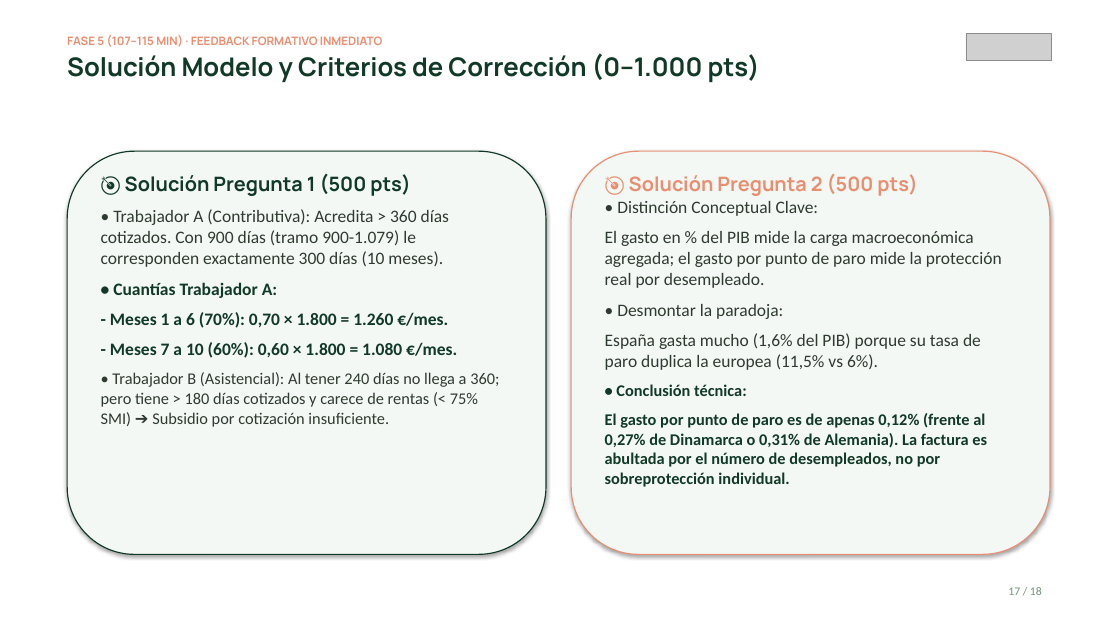
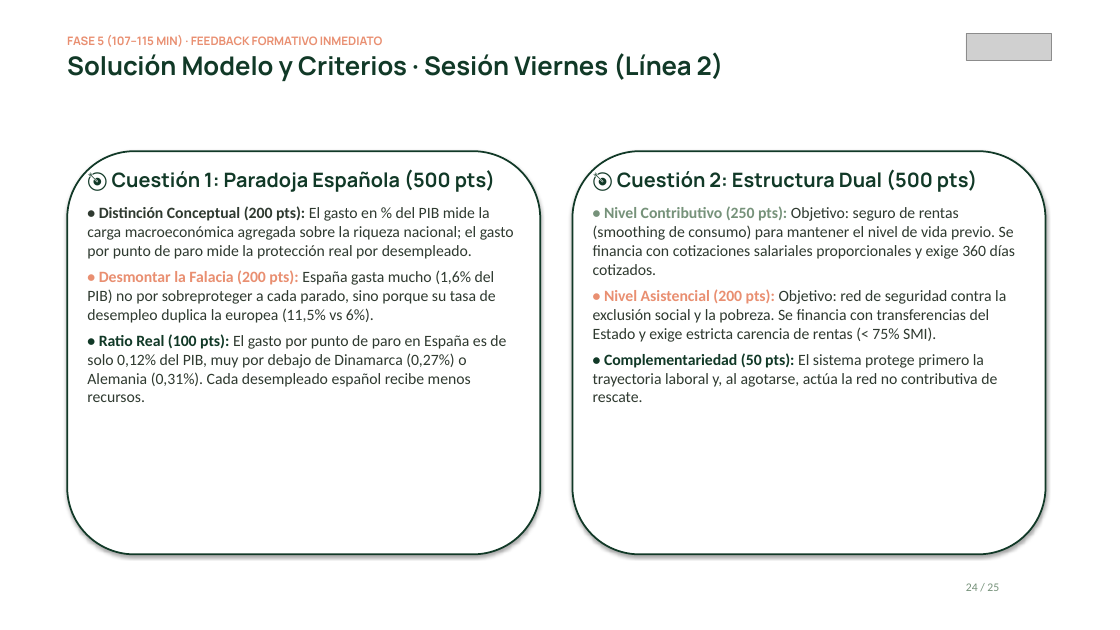
Before and after one commit to mhidper/PSSLL2627, a slide deck: slide 24 of Temas EB/Sesiones EB/Sesion 09/Sesion 09 - Por que proteger al desempleado y como lo hace Espana.pptx (slide 17 before the commit). Drawn at 1120x630 pixels with LibreOffice and Linux fonts; fonts in the diff are those of the drawing; grey boxes stand for pictures. Boxes give left, top, right and bottom in pixels: in the first picture for what was removed or moved away, otherwise in the second. Text is boxed around its words. In the diff, an @@ line names an element or a change of style, - is before the commit and + after.

```diff
--- a/Temas EB/Sesiones EB/Sesion 09/Sesion 09 - Por que proteger al desempleado y como lo hace Espana.pptx
+++ b/Temas EB/Sesiones EB/Sesion 09/Sesion 09 - Por que proteger al desempleado y como lo hace Espana.pptx
@@ text at bbox=[67, 52, 724, 81]: text changed @@
-Solución Modelo y Criterios de Corrección (0–1.000 pts)
+Solución Modelo y Criterios · Sesión Viernes (Línea 2)
@@ rounded rectangle: place and size @@
-rounded rectangle at bbox=[67, 151, 546, 555]
+rounded rectangle at bbox=[67, 151, 540, 555]
@@ rounded rectangle at bbox=[67, 151, 540, 555]: fill #F4F8F5 to #FFFFFF; outline #113927 1 pt to #113927 1.5 pt @@
@@ text at bbox=[87, 169, 514, 402]: text changed; size 15 to 13.5 pt @@
-🎯 Solución Pregunta 1 (500 pts)
-• Trabajador A (Contributiva): Acredita > 360 días cotizados. Con 900 días (tramo 900-1.079) le corresponden exactamente 300 días (10 meses).
-• Cuantías Trabajador A:
-- Meses 1 a 6 (70%): 0,70 × 1.800 = 1.260 €/mes.
-- Meses 7 a 10 (60%): 0,60 × 1.800 = 1.080 €/mes.
-• Trabajador B (Asistencial): Al tener 240 días no llega a 360; pero tiene > 180 días cotizados y carece de rentas (< 75% SMI) ➔ Subsidio por cotización insuficiente.
+🎯 Cuestión 1: Paradoja Española (500 pts)
+• Distinción Conceptual (200 pts): El gasto en % del PIB mide la carga macroeconómica agregada sobre la riqueza nacional; el gasto por punto de paro mide la protección real por desempleado.
+• Desmontar la Falacia (200 pts): España gasta mucho (1,6% del PIB) no por sobreproteger a cada parado, sino porque su tasa de desempleo duplica la europea (11,5% vs 6%).
+• Ratio Real (100 pts): El gasto por punto de paro en España es de solo 0,12% del PIB, muy por debajo de Dinamarca (0,27%) o Alemania (0,31%). Cada desempleado español recibe menos recursos.
@@ rounded rectangle: place and size @@
-rounded rectangle at bbox=[571, 151, 1050, 555]
+rounded rectangle at bbox=[572, 151, 1045, 555]
@@ rounded rectangle at bbox=[572, 151, 1045, 555]: fill #F4F8F5 to #FFFFFF; outline #E98F71 1 pt to #113927 1.5 pt @@
@@ text at bbox=[593, 169, 1016, 402]: text changed; size 15 to 13.5 pt @@
-🎯 Solución Pregunta 2 (500 pts)
-• Distinción Conceptual Clave:
-El gasto en % del PIB mide la carga macroeconómica agregada; el gasto por punto de paro mide la protección real por desempleado.
-• Desmontar la paradoja:
-España gasta mucho (1,6% del PIB) porque su tasa de paro duplica la europea (11,5% vs 6%).
-• Conclusión técnica:
-El gasto por punto de paro es de apenas 0,12% (frente al 0,27% de Dinamarca o 0,31% de Alemania). La factura es abultada por el número de desempleados, no por sobreprotección individual.
+🎯 Cuestión 2: Estructura Dual (500 pts)
+• Nivel Contributivo (250 pts): Objetivo: seguro de rentas (smoothing de consumo) para mantener el nivel de vida previo. Se financia con cotizaciones salariales proporcionales y exige 360 días cotizados.
+• Nivel Asistencial (200 pts): Objetivo: red de seguridad contra la exclusión social y la pobreza. Se financia con transferencias del Estado y exige estricta carencia de rentas (< 75% SMI).
+• Complementariedad (50 pts): El sistema protege primero la trayectoria laboral y, al agotarse, actúa la red no contributiva de rescate.
@@ text at bbox=[966, 583, 999, 591]: text changed @@
-17 / 18
+24 / 25
```
Also in this commit, not shown: 16 other slides changed, 7 slides added, 25 other files.
